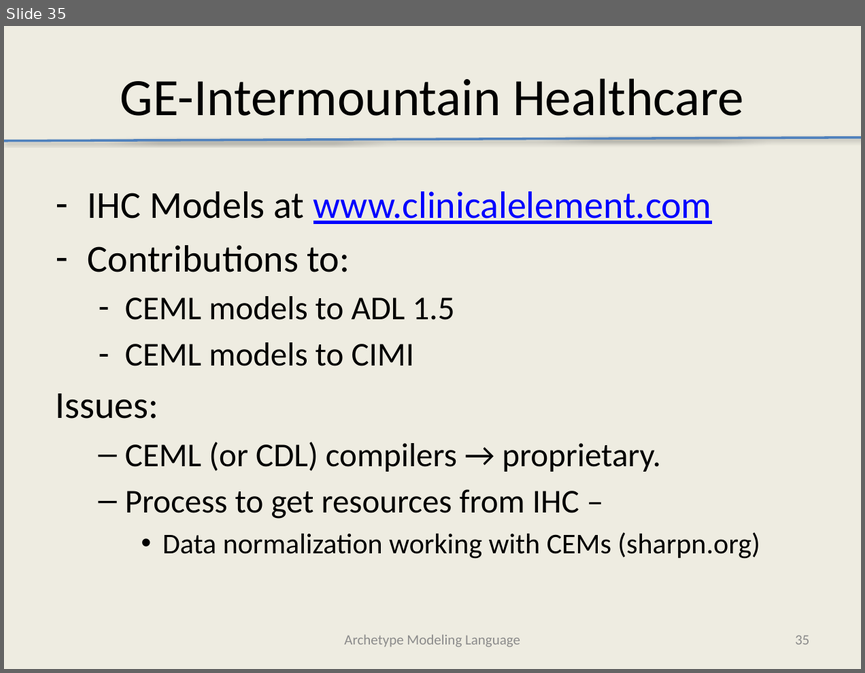
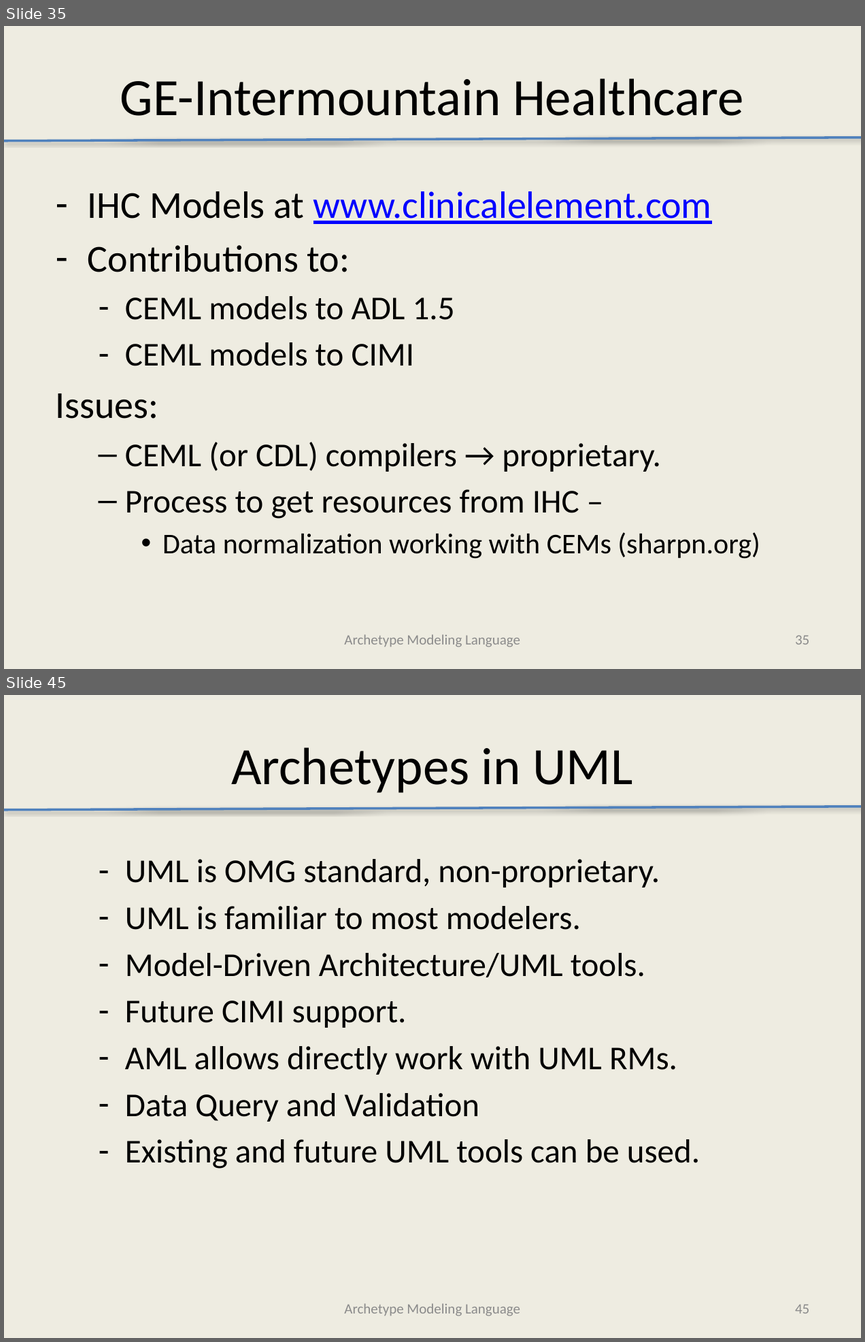
Before and after one commit to Avelanda/AMLTooling, a slide deck: docs/AMLTooling.pptx. Shown one above the other, each under a label of ours: slide 35 before the commit, slides 35 and 45 after it; the slides between them are not shown. The pictures are 865x673 and 865x1342 pixels, drawn with LibreOffice and Linux fonts; fonts in the diff are those of the drawing. Boxes give left, top, right and bottom in pixels: in the first picture for what was removed or moved away, otherwise in the second. Text is boxed around its words. In the diff, an @@ line names an element or a change of style, - is before the commit and + after.

```diff
--- a/docs/AMLTooling.pptx
+++ b/docs/AMLTooling.pptx
@@ slide 45 added at <box>4,695,861,1338</box>, background #EEECE1 @@
@@ title added at <box>231,747,633,793</box>, 44 pt, text #000000 @@
+Archetypes in UML
@@ line added from (4, 810) to (861, 807), #4F81BD 2 pt @@
@@ text added at <box>125,859,700,1168</box>, 28 pt, text #000000 @@
+  – UML is OMG standard, non-proprietary.
+  – UML is familiar to most modelers.
+  – Model-Driven Architecture/UML tools.
+  – Future CIMI support.
+  – AML allows directly work with UML RMs.
+  – Data Query and Validation
+  – Existing and future UML tools can be used.
@@ text added at <box>344,1303,520,1316</box>, 12 pt, text #8C8C8C @@
+Archetype Modeling Language
@@ page number added at <box>795,1304,809,1313</box>, 12 pt, text #8C8C8C @@
+45
```
Also in this commit, not shown: 1 slide changed, 9 other slides added.
